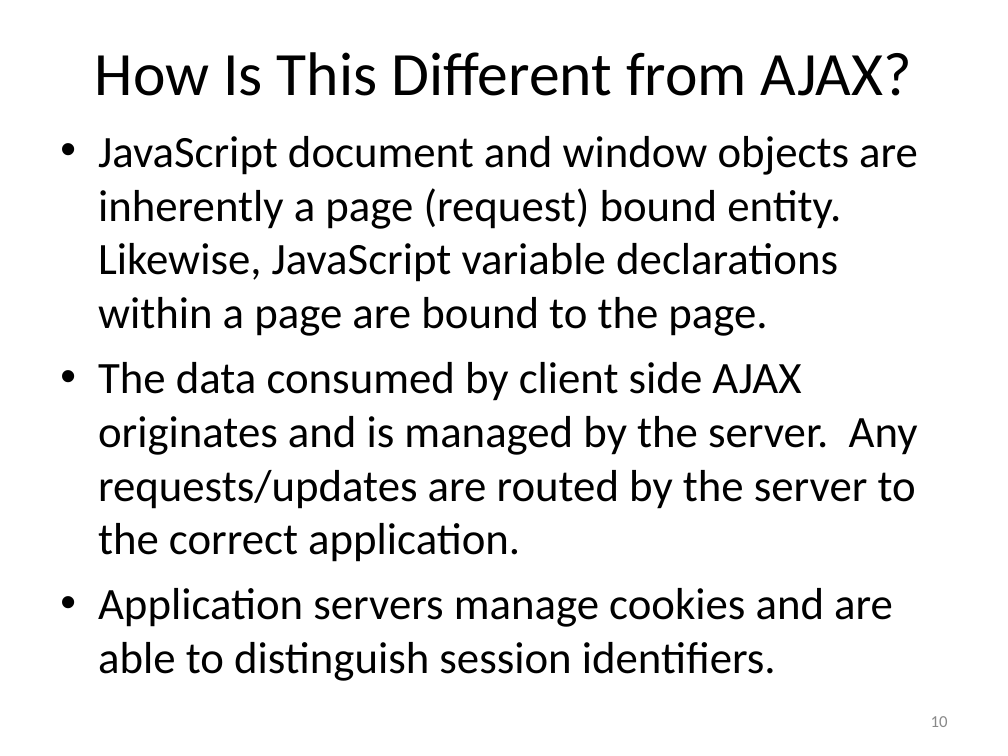
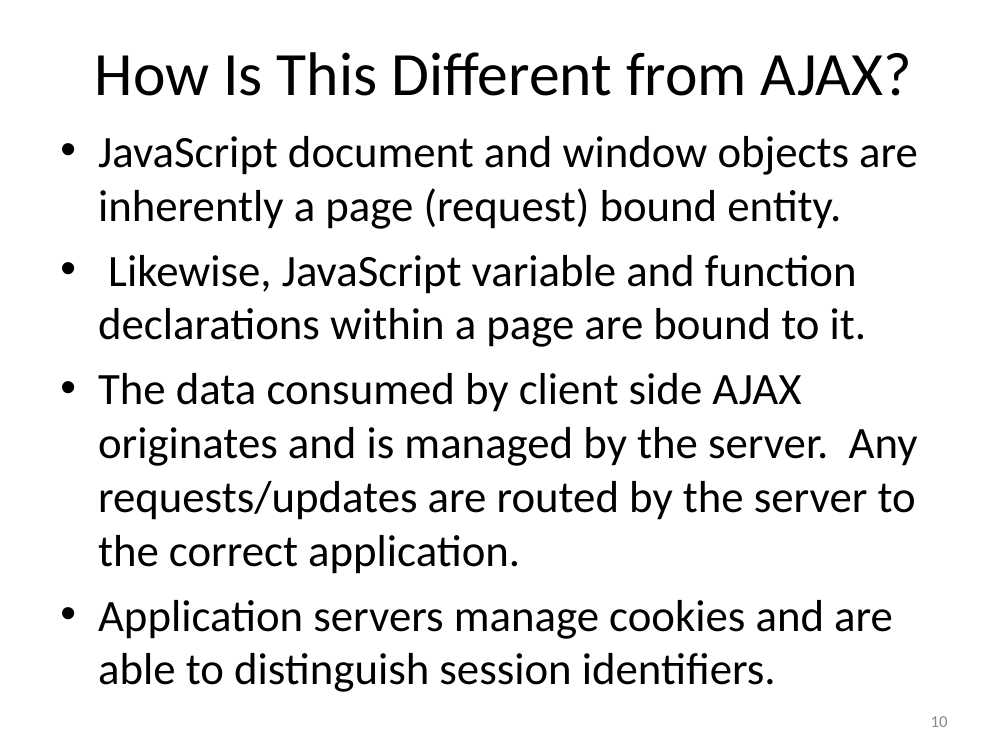
Before and after one commit to EdCharbeneau/CodePaLOUsa, a slide deck: slide 10 of 2013/LocalStorageSecurity/LocalStoragePresentation.ppt. Drawn at 1008x756 pixels with LibreOffice and Linux fonts; fonts in the diff are those of the drawing. Boxes give left, top, right and bottom in pixels: in the first picture for what was removed or moved away, otherwise in the second. Text is boxed around its words. In the diff, an @@ line names an element or a change of style, - is before the commit and + after.

```diff
--- a/2013/LocalStorageSecurity/LocalStoragePresentation.ppt
+++ b/2013/LocalStorageSecurity/LocalStoragePresentation.ppt
@@ text at (x1=98, y1=136, x2=918, y2=347): text changed @@
-• JavaScript document and window objects are inherently a page (request) bound entity. Likewise, JavaScript variable declarations within a page are bound to the page.
+• JavaScript document and window objects are inherently a page (request) bound entity.
+• Likewise, JavaScript variable and function declarations within a page are bound to it.
```
Also in this commit, not shown: 12 other slides changed.
